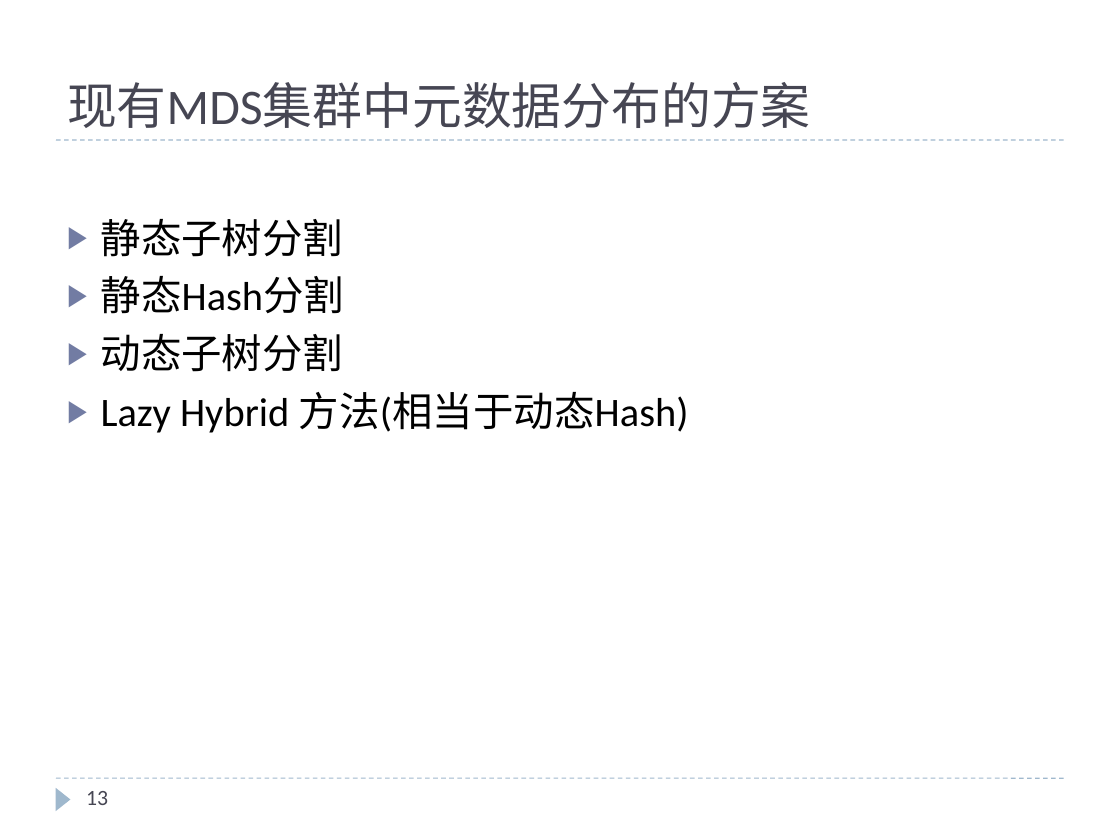
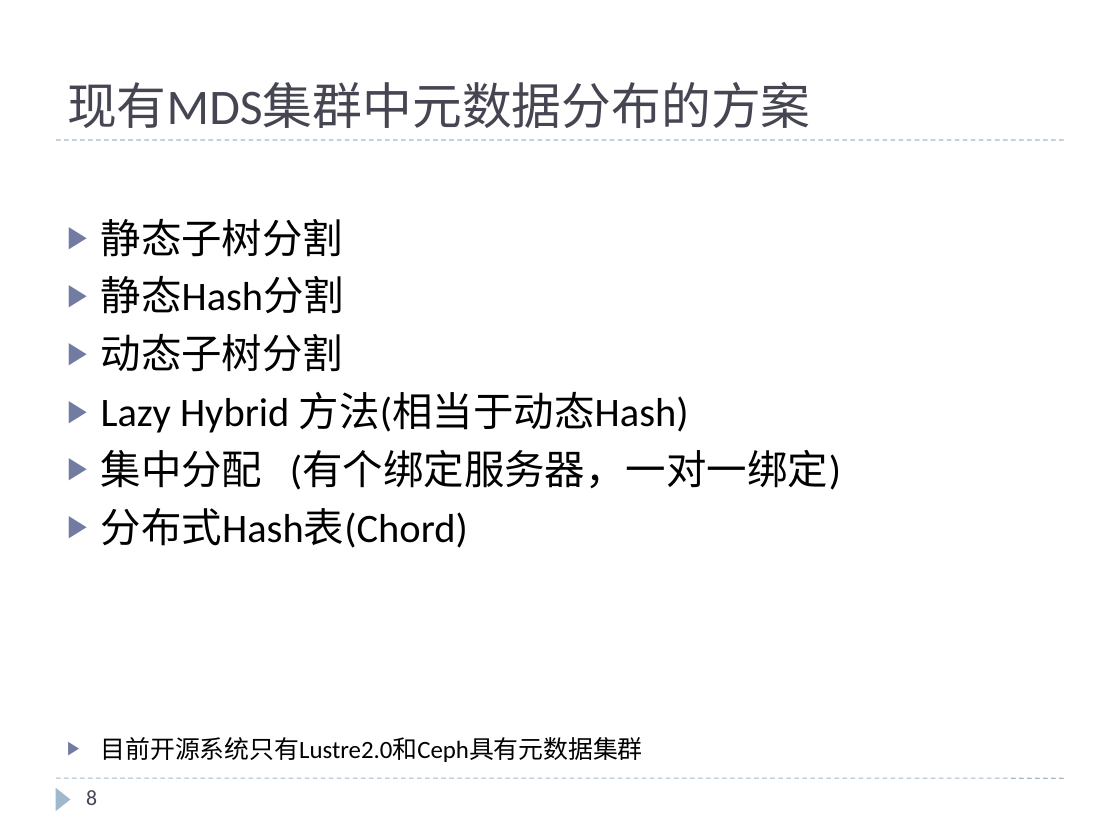
Before and after one commit to cheliequan/idning-paper, a slide deck: slide 8 of draft/MDS集群.pptx (slide 13 before the commit). Drawn at 1120x840 pixels with LibreOffice and Linux fonts; fonts in the diff are those of the drawing. Boxes give left, top, right and bottom in pixels: in the first picture for what was removed or moved away, otherwise in the second. Text is boxed around its words. In the diff, an @@ line names an element or a change of style, - is before the commit and + after.

```diff
--- a/draft/MDS集群.pptx
+++ b/draft/MDS集群.pptx
@@ background #F4F4F4 to #FFFFFF @@
@@ text at (101,450,841,762): paragraphs added @@
+▶ 集中分配 (有个绑定服务器，一对一绑定)
+▶ 分布式Hash表(Chord)
+▶ 目前开源系统只有Lustre2.0和Ceph具有元数据集群
@@ page number at (86,790,97,805): text changed @@
-13
+8
```
Also in this commit, not shown: 16 other slides changed, 1 slide added, 5 slides removed, 2 other files.
